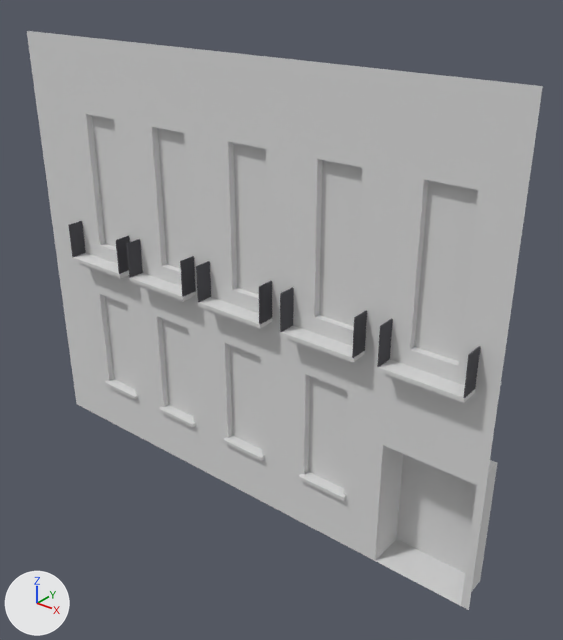
The Blender file donnees/terrier_facade.blend: old version first, new version second.
Both versions are drawn from a camera (50 mm lens) standing at (18.85, -12.84, 13.61) and looking at (7.99, 0.73, 5.2). Every picture has the same lights, and +X, +Y and +Z are marked at lower left. The picture after the commit comes second.

Names of what the first picture shows: 'terrier_facade'.
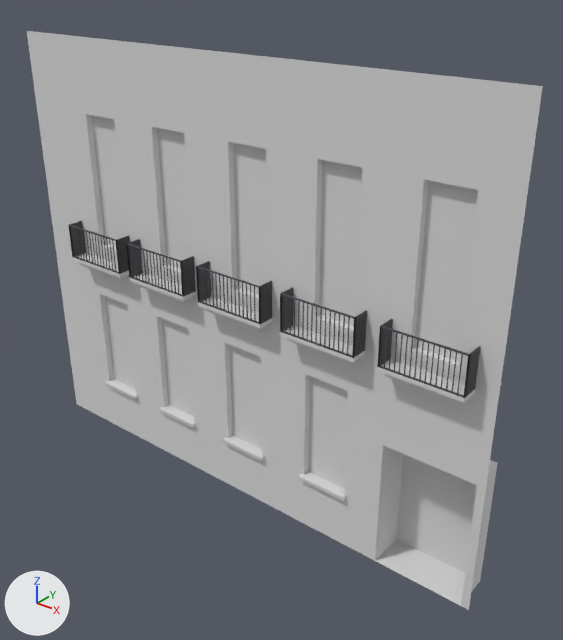
Pixel boxes [x1, y1, x2, y2] of what changed, in the pictures (563 x 640 px):
part 1 of me_terrier, added: after [68, 224, 471, 398]

The change in detail:
me_terrier is used by ob_terrier_facade; location (0.0, 0.0, 0.0).
me_terrier had 928 vertices, 232 faces and spanned x 0.0..14.0, y -0.45..1.0, z 0.0..11.5.
me_terrier now has 3208 vertices, 802 faces and spans x 0.0..14.0, y -0.45..1.0, z 0.0..11.5.
me_terrier part 1: 2280 vertices added at x 1.4..13.5, y -0.45..-0.41, z 5.62..6.57.
